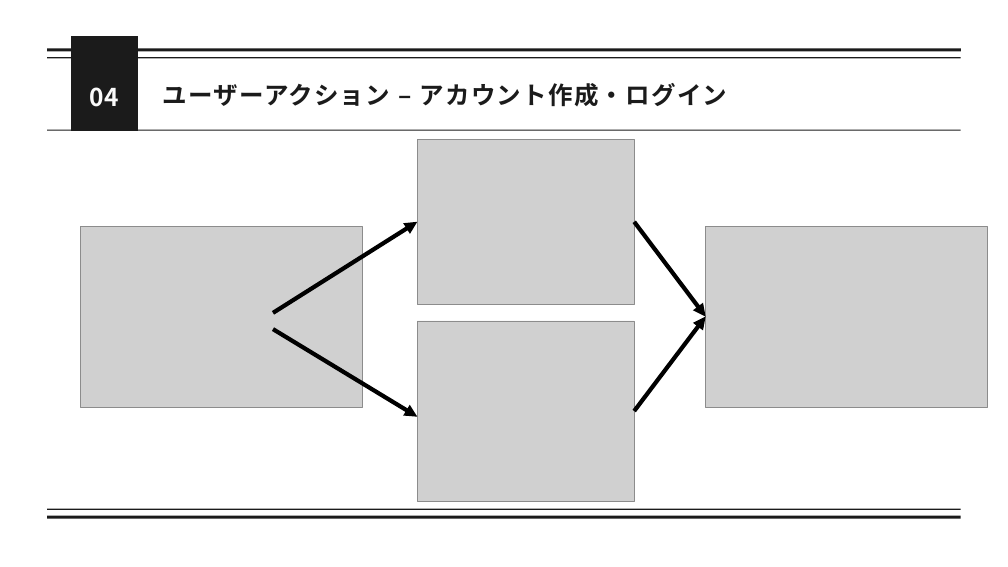
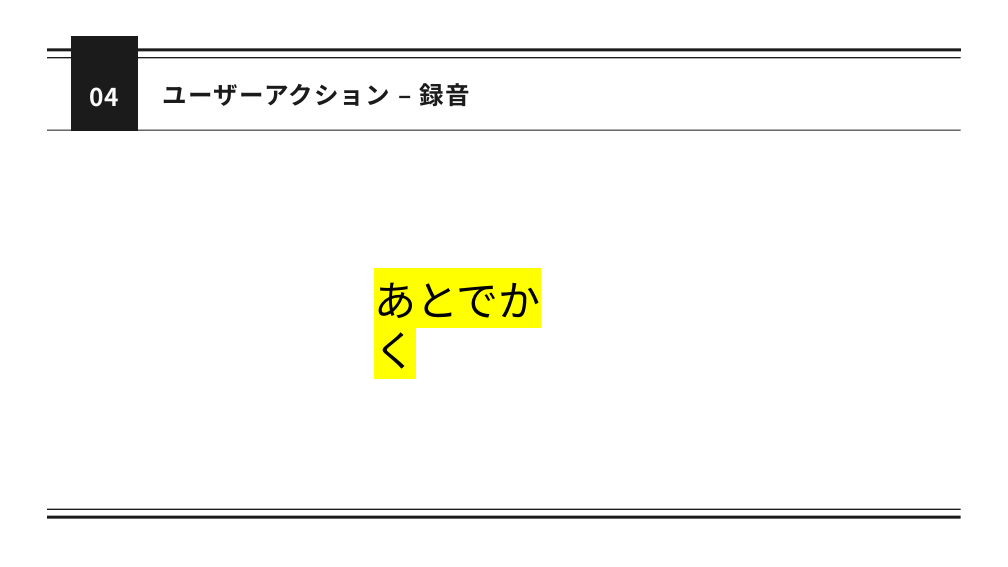
Before and after one commit to momok47/kokoronia, a slide deck: slide 7 of docs/ミーティング/発表資料/25_0725_進捗.pptx. Drawn at 1008x567 pixels with LibreOffice and Linux fonts; fonts in the diff are those of the drawing; grey boxes stand for pictures. Boxes give left, top, right and bottom in pixels: in the first picture for what was removed or moved away, otherwise in the second. Text is boxed around its words. In the diff, an @@ line names an element or a change of style, - is before the commit and + after.

```diff
--- a/docs/ミーティング/発表資料/25_0725_進捗.pptx
+++ b/docs/ミーティング/発表資料/25_0725_進捗.pptx
@@ text at (x1=163, y1=83, x2=470, y2=106): text changed @@
-ユーザーアクション – アカウント作成・ログイン
+ユーザーアクション – 録音
@@ picture removed at (x1=417, y1=139, x2=634, y2=304) @@
@@ picture removed at (x1=81, y1=226, x2=362, y2=407) @@
@@ arrow removed from (273, 313) to (417, 222) @@
@@ arrow removed from (634, 222) to (706, 317) @@
@@ picture removed at (x1=706, y1=226, x2=987, y2=407) @@
@@ text added at (x1=374, y1=282, x2=541, y2=369), 60 pt, text #000000 @@
+あとでかく
@@ arrow removed from (273, 329) to (417, 417) @@
@@ picture removed at (x1=417, y1=321, x2=634, y2=501) @@
@@ arrow removed from (634, 411) to (706, 317) @@
```
Also in this commit, not shown: 1 other slide changed, 1 slide added, 4 other files.
